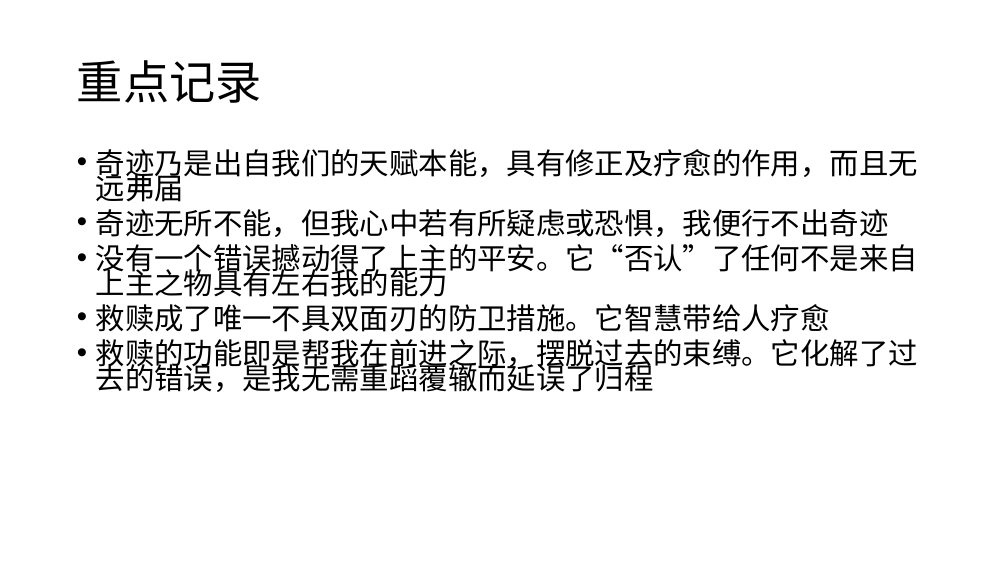
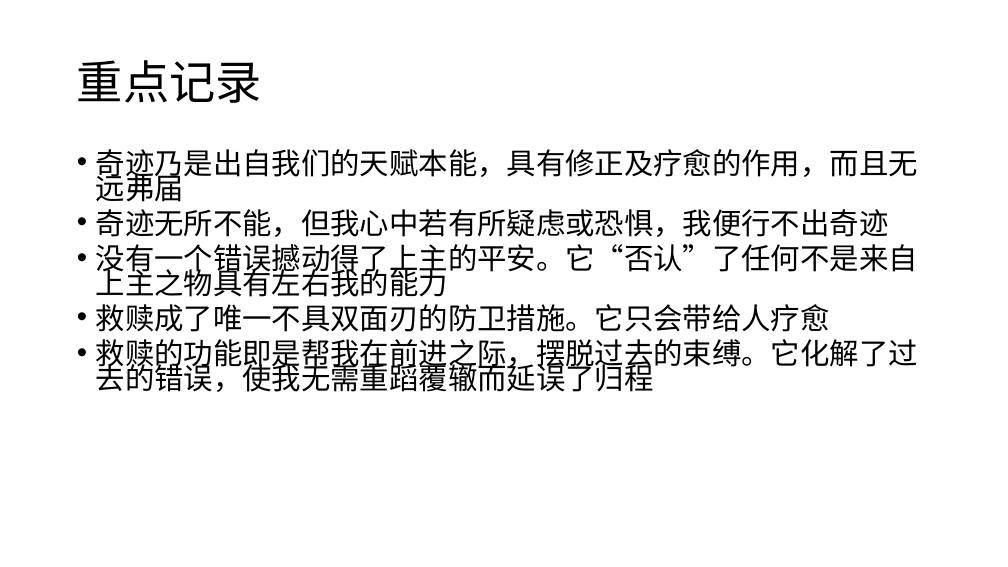
Before and after one commit to yyc-git/Course-of-Miracles, a slide deck: slide 4 of 2.2 救赎的防护作用/2.2 救赎的防护作用.pptx. Drawn at 1008x567 pixels with LibreOffice and Linux fonts; fonts in the diff are those of the drawing. Boxes give left, top, right and bottom in pixels: in the first picture for what was removed or moved away, otherwise in the second. Text is boxed around its words. In the diff, an @@ line names an element or a change of style, - is before the commit and + after.

```diff
--- a/2.2 救赎的防护作用/2.2 救赎的防护作用.pptx
+++ b/2.2 救赎的防护作用/2.2 救赎的防护作用.pptx
@@ text at <box>96,304,918,392</box>: text changed @@
-• 救赎成了唯一不具双面刃的防卫措施。它智慧带给人疗愈
-• 救赎的功能即是帮我在前进之际，摆脱过去的束缚。它化解了过去的错误，是我无需重蹈覆辙而延误了归程
+• 救赎成了唯一不具双面刃的防卫措施。它只会带给人疗愈
+• 救赎的功能即是帮我在前进之际，摆脱过去的束缚。它化解了过去的错误，使我无需重蹈覆辙而延误了归程
```
Also in this commit, not shown: 5 other files.
